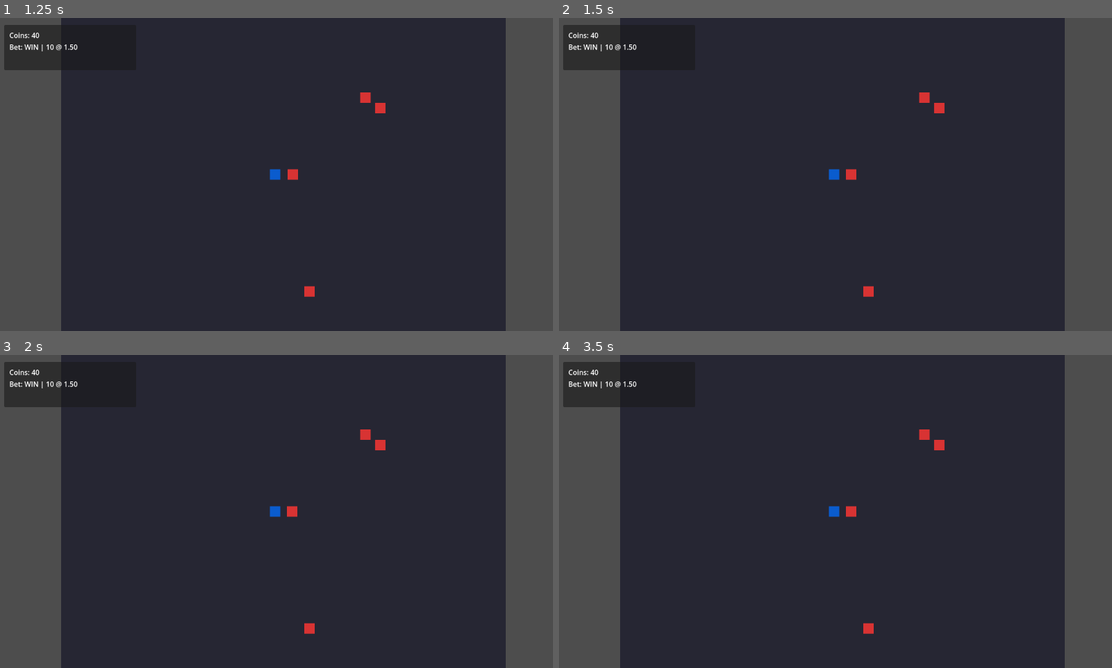
Above: before the commit, frames 1-4 (two rows, left to right).
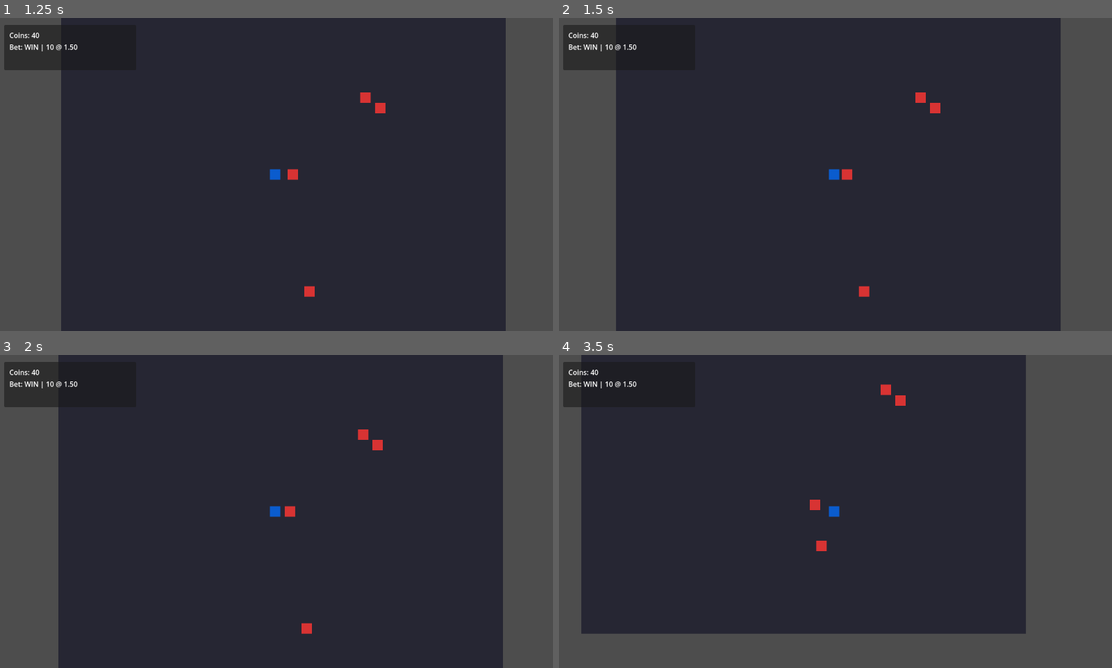
Above: after the commit, the same moments.

Repository: Faratas410/Gallicus-2.0
Game: Godot game, scene res://scenes/Main.tscn
The game is run twice, just before and just after one commit, with the same random seed, the same clock (stepped at 60 frames per second) and the same inputs.
Inputs:
- Up to frame 1 (1.25 s): click "WIN x1.5" at 0.5 s
- Up to frame 2 (1.5 s): tap Enter at 1.25 s; hold D (move_right, bound only after the commit) from 1.28 s (still down)
- Up to frame 3 (2 s): keep holding D (move_right, bound only after the commit)
- Up to frame 4 (3.5 s): release D (move_right, bound only after the commit) at 2.03 s; hold S (move_down, bound only after the commit) 2.03-2.78 s; hold D (move_right, bound only after the commit) from 2.78 s (still down)

Frame 1 is identical in both runs. In frame 2, 1.6% of the frame differs, in the area x 10-92%, y 0-100%; in frame 3, 1.1%; in frame 4, 21%, in the area x 4-92%, y 0-100%.

Commit message:
Ensure movement input bindings

Diff:
--- a/scripts/systems/run_manager.gd
+++ b/scripts/systems/run_manager.gd
@@ -22,6 +22,7 @@
 	add_to_group("run_manager")
 	GameEvents.bet_placed.connect(_on_bet_placed)
 	GameEvents.run_failed.connect(_on_run_failed)
+	_ensure_input_map()
 	call_deferred("_boot")
 
 func _boot() -> void:
@@ -85,6 +86,31 @@
 	_player = existing_player
 	if _player and _player is Node2D:
 		(_player as Node2D).global_position = Vector2.ZERO
+
+func _ensure_input_map() -> void:
+	var mapping := {
+		"move_left": [KEY_A, KEY_LEFT],
+		"move_right": [KEY_D, KEY_RIGHT],
+		"move_up": [KEY_W, KEY_UP],
+		"move_down": [KEY_S, KEY_DOWN],
+	}
+
+	for action_name in mapping.keys():
+		if not InputMap.has_action(action_name):
+			InputMap.add_action(action_name)
+
+		var existing: Dictionary = {}
+		for ev in InputMap.action_get_events(action_name):
+			if ev is InputEventKey:
+				existing[ev.keycode] = true
+
+		for keycode in mapping[action_name]:
+			if not existing.has(keycode):
+				var iev := InputEventKey.new()
+				iev.keycode = keycode
+				InputMap.action_add_event(action_name, iev)
+
+	print("InputMap ensured: movement keys bound")
 
 func _start_next_arena() -> void:
 	if _arena == null:
